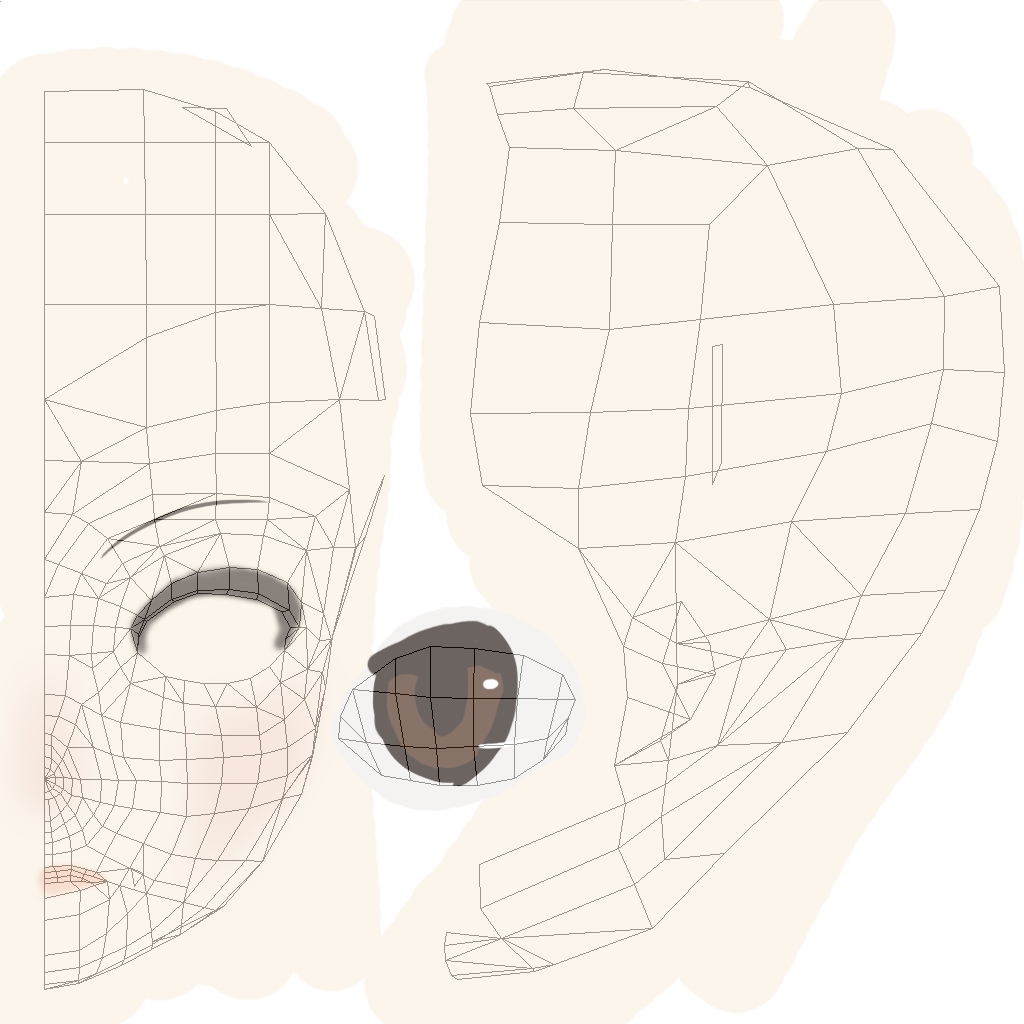
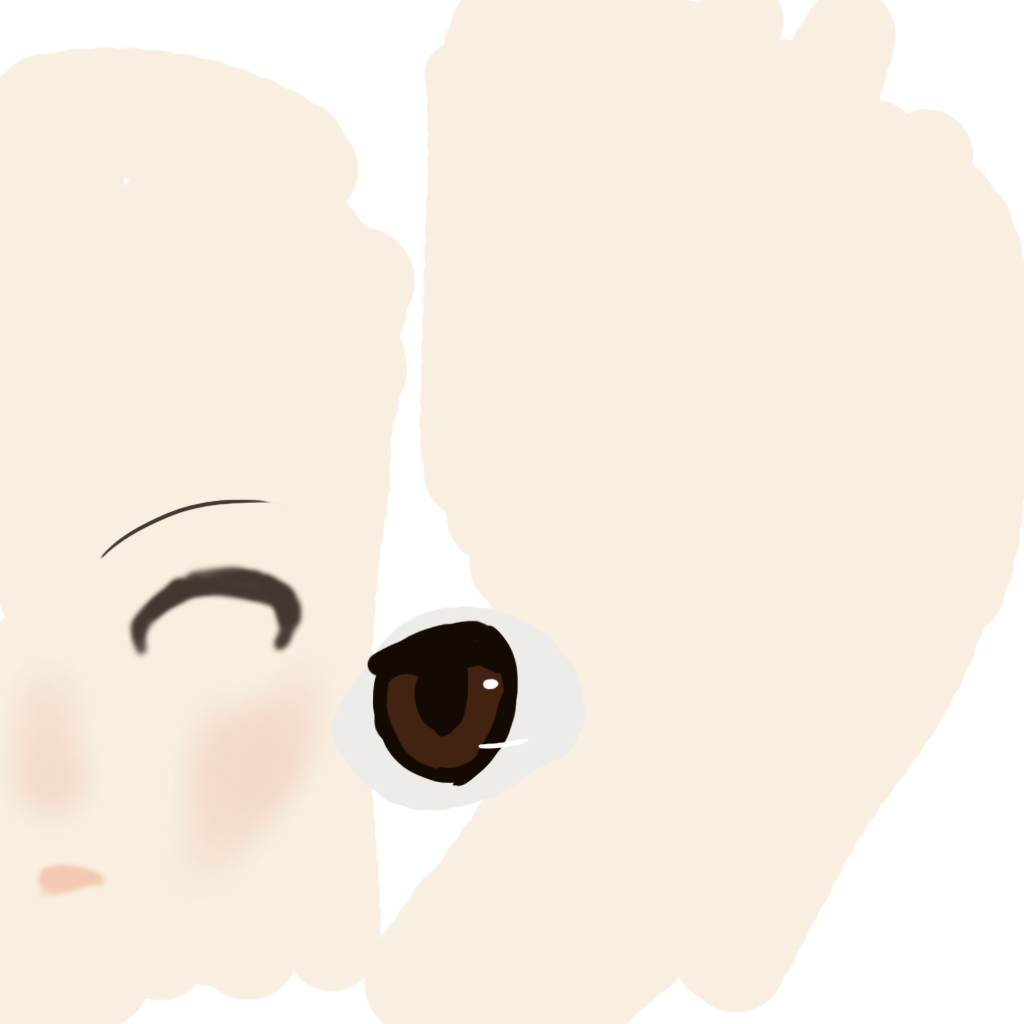
Comparing the layer stacks of the two 1024px x 1024px images. Changes:
hid "newplayer2_face_guide" over (0, 1, 1024, 1024)
